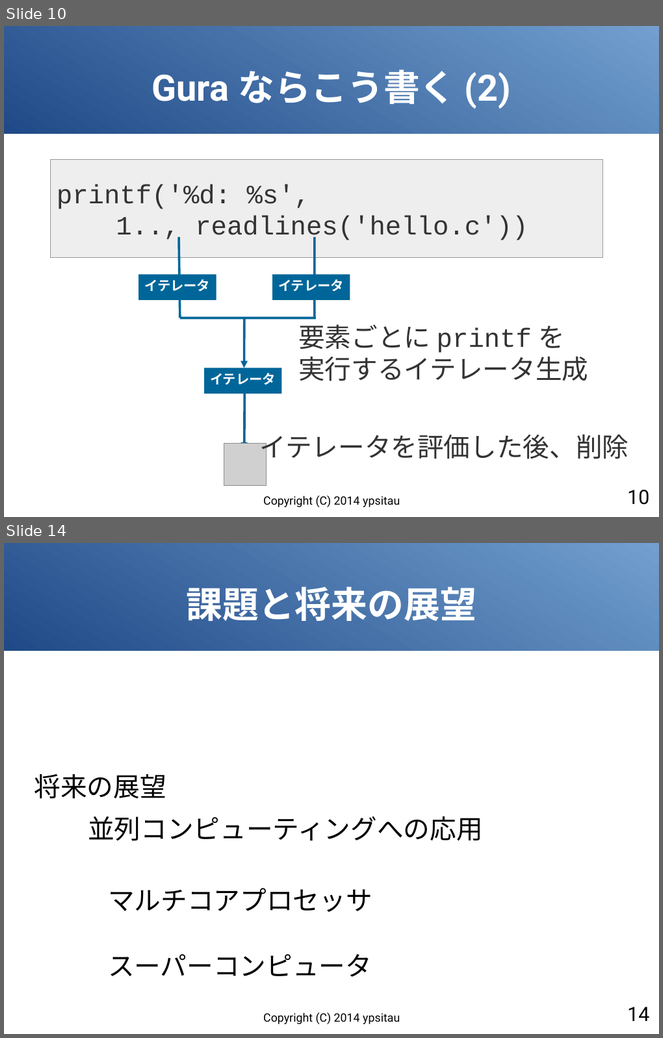
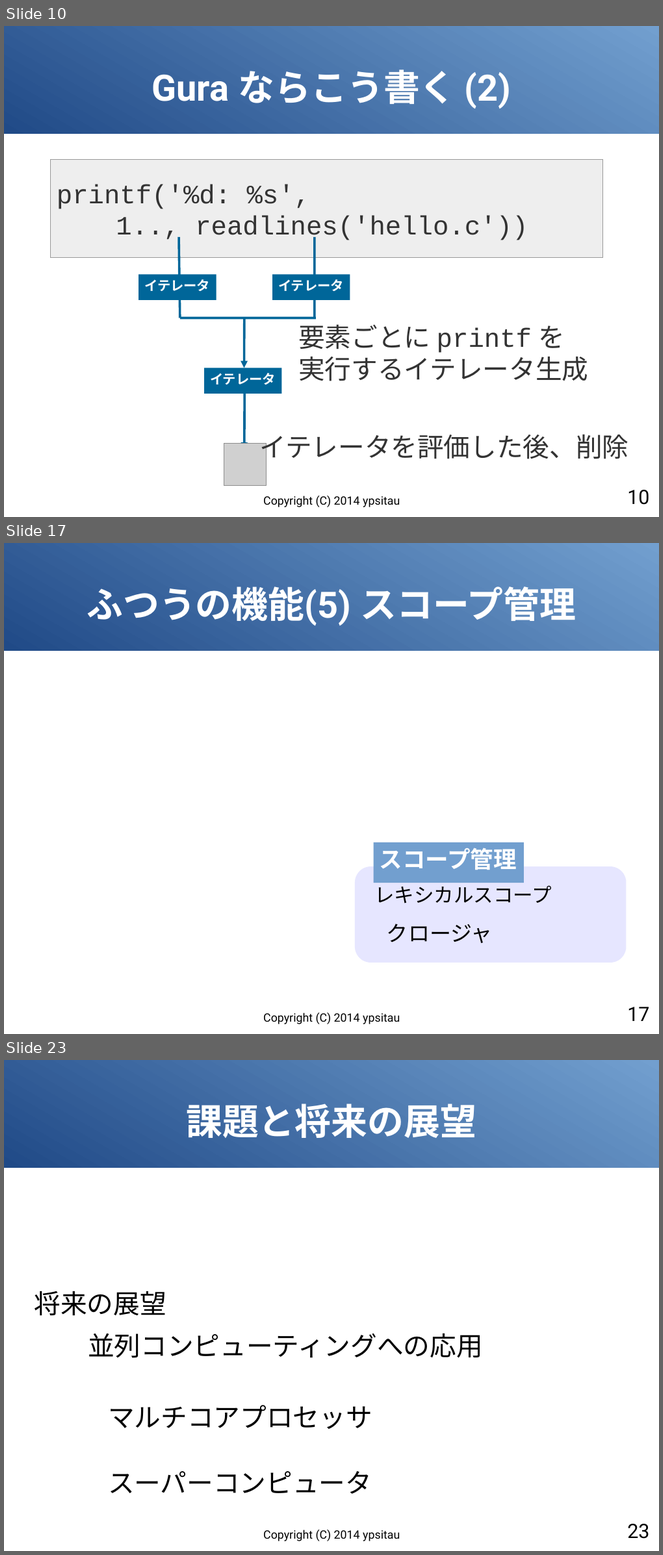
Before and after one commit to gura-lang/gura-doc, a slide deck: presentation/gura-introduction.odp. Shown one above the other, each under a label of ours: slides 10 and 14 before the commit, slides 10, 17 and 23 after it; the slides between them are not shown. The pictures are 663x1038 and 663x1555 pixels, drawn with LibreOffice and Linux fonts; fonts in the diff are those of the drawing; grey boxes stand for pictures. Boxes give left, top, right and bottom in pixels: in the first picture for what was removed or moved away, otherwise in the second. Text is boxed around its words. In the diff, an @@ line names an element or a change of style, - is before the commit and + after.

```diff
--- a/presentation/gura-introduction.odp
+++ b/presentation/gura-introduction.odp
@@ slide 17 added at [4, 543, 659, 1034], background #FFFFFF; not listed: 1 template element that a slide beside it also shows @@
@@ title added at [87, 587, 576, 626], 44 pt, text #FFFFFF, bold @@
+ふつうの機能(5) スコープ管理
@@ group added at [356, 843, 627, 964]: 2 texts, 1 rounded rectangle, 1 rectangle @@
+レキシカルスコープ
+クロージャ
+スコープ管理
@@ page number added at [627, 1007, 649, 1021], 24 pt, text #000000 @@
+17
@@ text added at [263, 1013, 400, 1025], 14 pt, text #000000 @@
+Copyright (C) 2014 ypsitau
@@ what was slide 14 is now slide 23 @@
@@ page number at [627, 1524, 649, 1539]: text changed @@
-14
+23
```
Also in this commit, not shown: 7 slides changed, 8 other slides added.
